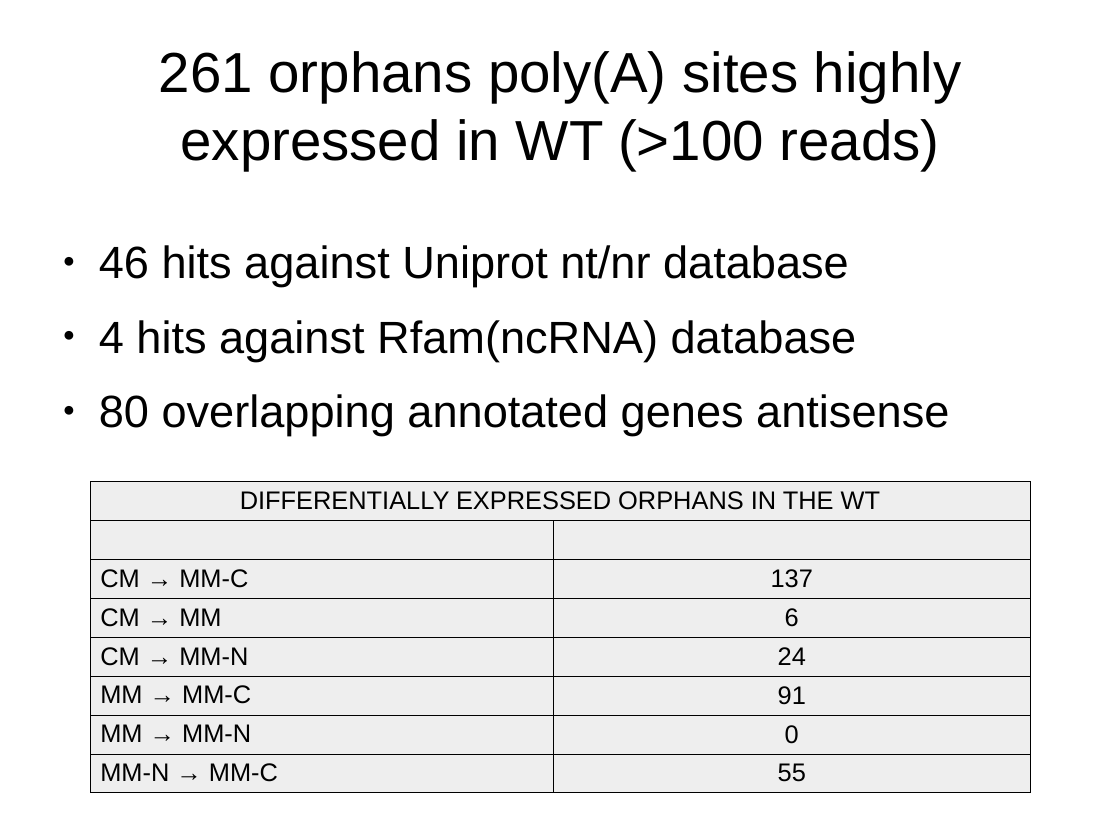
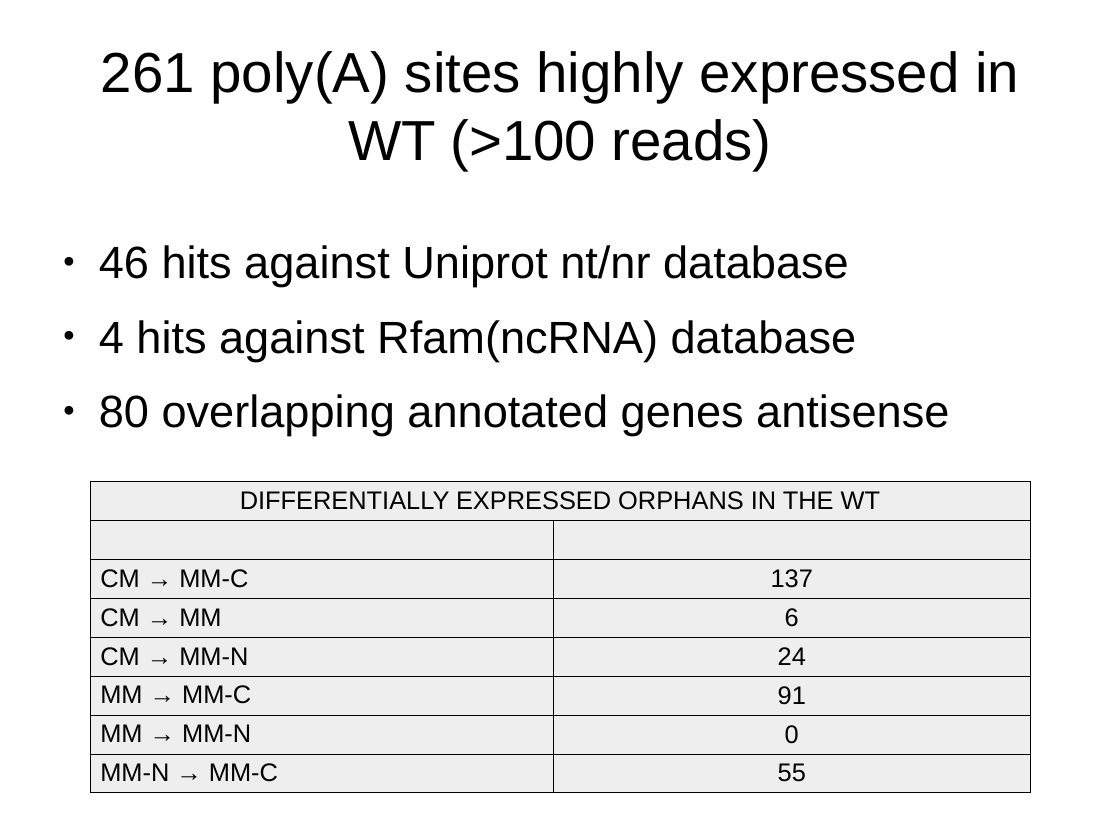
Before and after one commit to wilkinsonlab/m-oryzae-polya, a slide deck: slide 13 of doc/oryzae_presentation.odp. Drawn at 1120x840 pixels with LibreOffice and Linux fonts; fonts in the diff are those of the drawing. Boxes give left, top, right and bottom in pixels: in the first picture for what was removed or moved away, otherwise in the second. Text is boxed around its words. In the diff, an @@ line names an element or a change of style, - is before the commit and + after.

```diff
--- a/doc/oryzae_presentation.odp
+++ b/doc/oryzae_presentation.odp
@@ title at box(101, 51, 1019, 170): text changed @@
-261 orphans poly(A) sites highly expressed in WT (>100 reads)
+261 poly(A) sites highly expressed in WT (>100 reads)
```
Also in this commit, not shown: 13 other slides changed, 1 slide added, 6 other files.
